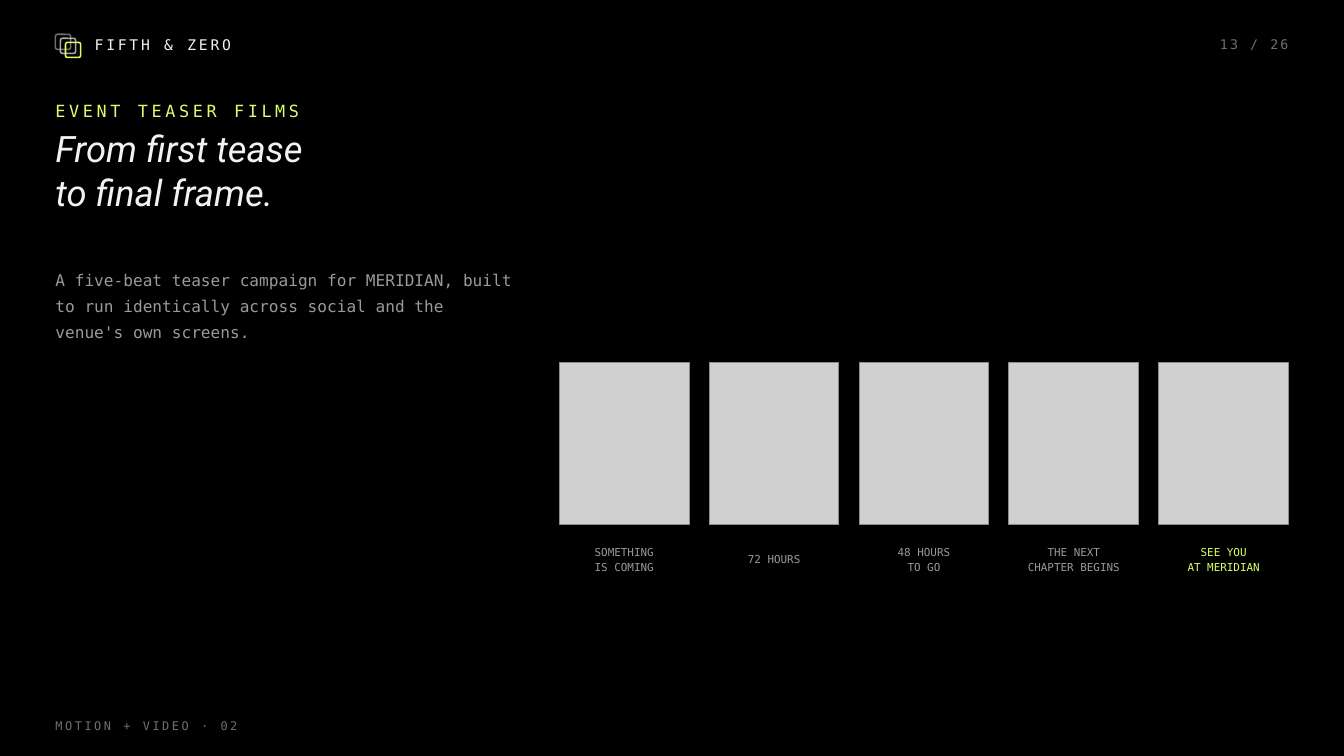
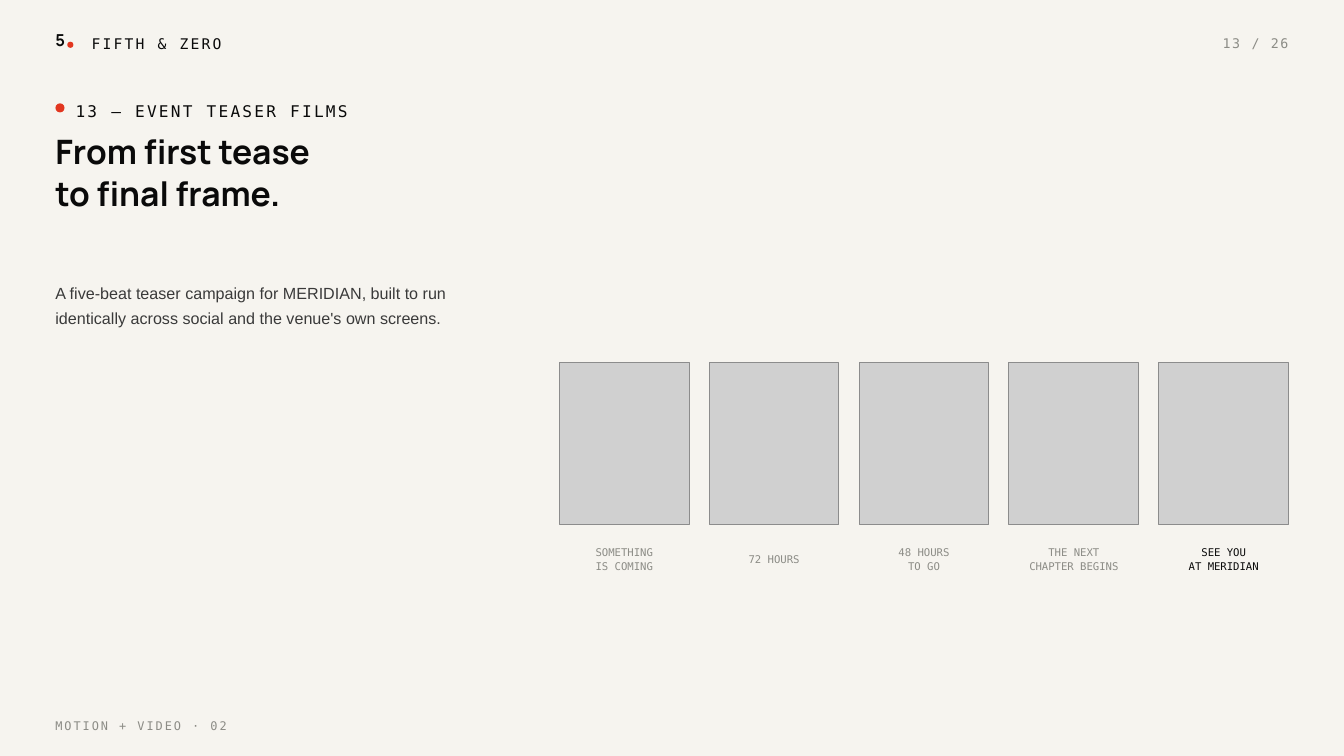
Before and after one commit to noylundrew904-jpg/fifth-zero-os-2, a slide deck: slide 13 of capabilities-deck/Fifth-Zero-Capabilities-Deck.pptx. Drawn at 1344x756 pixels with LibreOffice and Linux fonts; fonts in the diff are those of the drawing; grey boxes stand for pictures. Boxes give left, top, right and bottom in pixels: in the first picture for what was removed or moved away, otherwise in the second. Text is boxed around its words. In the diff, an @@ line names an element or a change of style, - is before the commit and + after.

```diff
--- a/capabilities-deck/Fifth-Zero-Capabilities-Deck.pptx
+++ b/capabilities-deck/Fifth-Zero-Capabilities-Deck.pptx
@@ background #000000 to #F6F4EF @@
@@ rounded rectangle removed at (x1=55, y1=34, x2=71, y2=49) @@
@@ text added at (x1=55, y1=34, x2=65, y2=47), 11.8 pt, text #0A0A0A, bold @@
+5
@@ rounded rectangle removed at (x1=66, y1=42, x2=81, y2=57) @@
@@ ellipse resized from (x1=60, y1=38, x2=76, y2=53) to (x1=68, y1=41, x2=74, y2=47) @@
@@ ellipse at (x1=68, y1=41, x2=74, y2=47): rounded rectangle to ellipse; fill none to #E2361F; outline #F2F2F0 1.1 pt to none @@
@@ text "FIFTH & ZERO" at (x1=92, y1=38, x2=222, y2=50): text colour #F2F2F0 to #0A0A0A, letter spacing 2 to 1.6 pt @@
@@ text "13 / 26" at (x1=1223, y1=38, x2=1289, y2=48): text colour #6F6F6B to #8C8C86, letter spacing 1.5 to 1.2 pt @@
@@ ellipse added at (x1=55, y1=103, x2=65, y2=112), fill #E2361F @@
@@ text at (x1=76, y1=105, x2=347, y2=118): text changed; size 12 to 11.5 pt; text colour #DBFF6B to #0A0A0A @@
-EVENT TEASER FILMS
+13 — EVENT TEASER FILMS
@@ text "From first tease" at (x1=55, y1=139, x2=310, y2=207): size 26 to 24 pt, font Roboto to Manrope, text colour #F2F2F0 to #0A0A0A, bold on, italic off; line spacing 1.02 to 1.04 @@
@@ text "A five-beat teaser campaign for ..." at (x1=55, y1=287, x2=446, y2=328): font DejaVu Sans Mono to Arial, text colour #9A9A96 to #3A3A3A; line spacing 1.35 to 1.32 @@
@@ size 7.8 to 7.6 pt, text colour #9A9A96 to #8C8C86 in 4 elements at (x1=596, y1=548, x2=653, y2=570), (x1=749, y1=555, x2=800, y2=563), (x1=898, y1=548, x2=950, y2=570), (x1=1029, y1=548, x2=1118, y2=570) @@
@@ text "SEE YOU" at (x1=1189, y1=548, x2=1259, y2=570): size 7.8 to 7.6 pt, text colour #DBFF6B to #0A0A0A @@
@@ text "MOTION + VIDEO · 02" at (x1=55, y1=721, x2=226, y2=730): text colour #6F6F6B to #8C8C86, letter spacing 1.8 to 1.4 pt @@
```
Also in this commit, not shown: 25 other slides changed, 6 other files.
